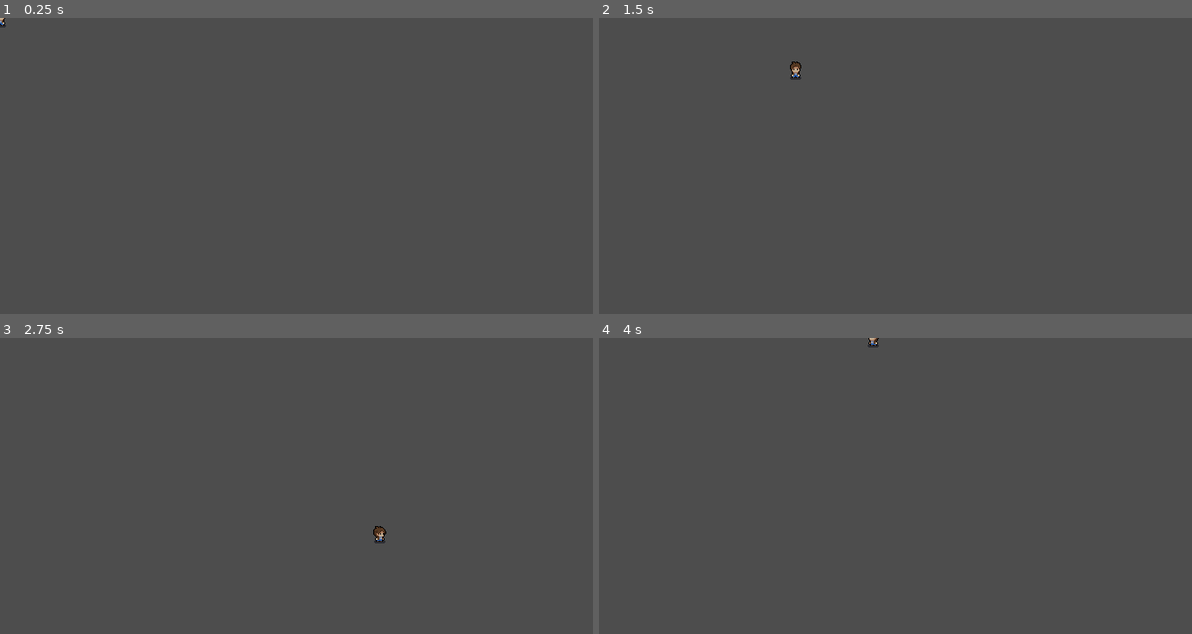
Above: before the commit, frames 1-4 (two rows, left to right).
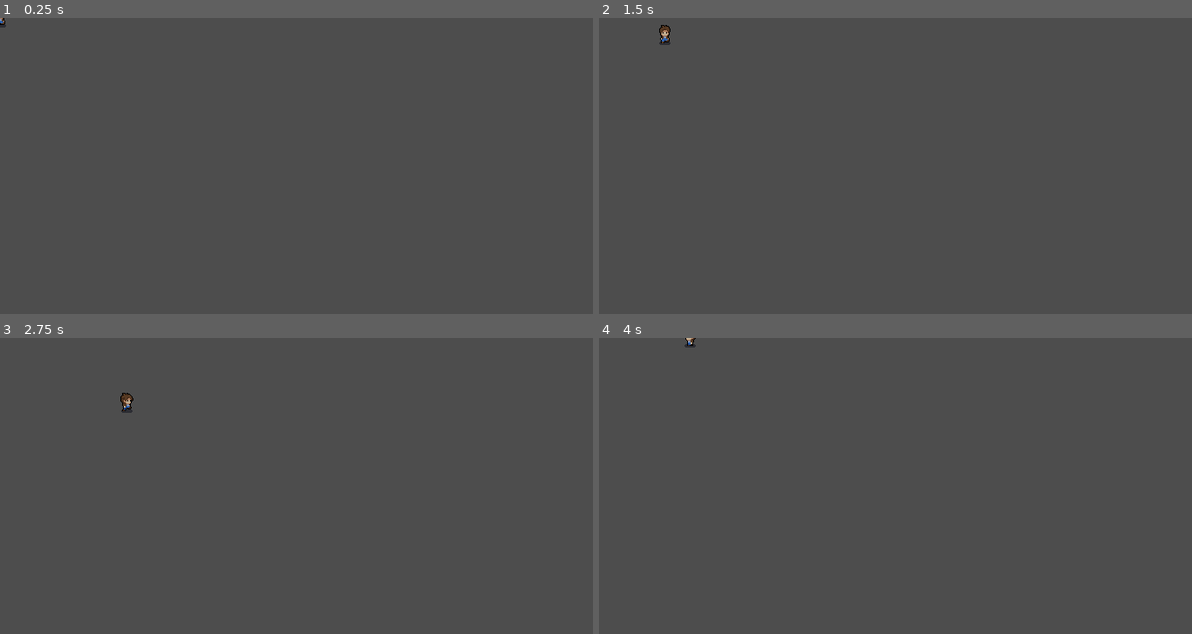
Above: after the commit, the same moments.

Repository: emyeatGrass/ConUhacksX
Game: Godot game, scene res://scenes/player.tscn
Two runs of this game, one before a commit and one after it. Both use one fixed random seed, a clock stepped at 60 frames per second and the inputs below. The project has no main scene, so this scene is started directly.
Inputs:
- Up to frame 1 (0.25 s): no input
- Up to frame 2 (1.5 s): tap Enter at 0.5 s; hold Right (move_right) 0.53-1.28 s; hold Down (move_down) from 1.28 s (still down)
- Up to frame 3 (2.75 s): release Down (move_down) at 2.03 s; hold Right (move_right) from 2.03 s (still down)
- Up to frame 4 (4 s): release Right (move_right) at 2.78 s; hold Up (move_up) 2.78-3.53 s; hold Left (move_left) from 3.53 s (still down)

The runs differ from the first frame. In frame 1, less than 0.1% of the frame differs, in the area x 0-1%, y 0-3%; in frame 2, 0.2%; in frame 3, 0.2%, in the area x 20-66%, y 18-70%; in frame 4, 0.1%.

Commit message:
Player movement animations done

Diff:
--- a/lost-and-jammed/scenes/player.tscn
+++ b/lost-and-jammed/scenes/player.tscn
@@ -78,6 +78,78 @@
 atlas = ExtResource("1_3vyb7")
 region = Rect2(240, 96, 48, 48)
 
+[sub_resource type="AtlasTexture" id="AtlasTexture_60mlk"]
+atlas = ExtResource("1_3vyb7")
+region = Rect2(0, 144, 48, 48)
+
+[sub_resource type="AtlasTexture" id="AtlasTexture_i4ail"]
+atlas = ExtResource("1_3vyb7")
+region = Rect2(48, 144, 48, 48)
+
+[sub_resource type="AtlasTexture" id="AtlasTexture_a38lo"]
+atlas = ExtResource("1_3vyb7")
+region = Rect2(96, 144, 48, 48)
+
+[sub_resource type="AtlasTexture" id="AtlasTexture_4ni07"]
+atlas = ExtResource("1_3vyb7")
+region = Rect2(144, 144, 48, 48)
+
+[sub_resource type="AtlasTexture" id="AtlasTexture_l71n6"]
+atlas = ExtResource("1_3vyb7")
+region = Rect2(192, 144, 48, 48)
+
+[sub_resource type="AtlasTexture" id="AtlasTexture_ke2ow"]
+atlas = ExtResource("1_3vyb7")
+region = Rect2(240, 144, 48, 48)
+
+[sub_resource type="AtlasTexture" id="AtlasTexture_ujl30"]
+atlas = ExtResource("1_3vyb7")
+region = Rect2(0, 192, 48, 48)
+
+[sub_resource type="AtlasTexture" id="AtlasTexture_31cv2"]
+atlas = ExtResource("1_3vyb7")
+region = Rect2(48, 192, 48, 48)
+
+[sub_resource type="AtlasTexture" id="AtlasTexture_pf23h"]
+atlas = ExtResource("1_3vyb7")
+region = Rect2(96, 192, 48, 48)
+
+[sub_resource type="AtlasTexture" id="AtlasTexture_dt7fs"]
+atlas = ExtResource("1_3vyb7")
+region = Rect2(144, 192, 48, 48)
+
+[sub_resource type="AtlasTexture" id="AtlasTexture_wqfne"]
+atlas = ExtResource("1_3vyb7")
+region = Rect2(192, 192, 48, 48)
+
+[sub_resource type="AtlasTexture" id="AtlasTexture_wnwbv"]
+atlas = ExtResource("1_3vyb7")
+region = Rect2(240, 192, 48, 48)
+
+[sub_resource type="AtlasTexture" id="AtlasTexture_gl8cc"]
+atlas = ExtResource("1_3vyb7")
+region = Rect2(0, 240, 48, 48)
+
+[sub_resource type="AtlasTexture" id="AtlasTexture_487ah"]
+atlas = ExtResource("1_3vyb7")
+region = Rect2(48, 240, 48, 48)
+
+[sub_resource type="AtlasTexture" id="AtlasTexture_md1ol"]
+atlas = ExtResource("1_3vyb7")
+region = Rect2(96, 240, 48, 48)
+
+[sub_resource type="AtlasTexture" id="AtlasTexture_bj30b"]
+atlas = ExtResource("1_3vyb7")
+region = Rect2(144, 240, 48, 48)
+
+[sub_resource type="AtlasTexture" id="AtlasTexture_jc3p3"]
+atlas = ExtResource("1_3vyb7")
+region = Rect2(192, 240, 48, 48)
+
+[sub_resource type="AtlasTexture" id="AtlasTexture_hax0n"]
+atlas = ExtResource("1_3vyb7")
+region = Rect2(240, 240, 48, 48)
+
 [sub_resource type="SpriteFrames" id="SpriteFrames_60mlk"]
 animations = [{
 "frames": [{
@@ -147,6 +219,75 @@
 }],
 "loop": true,
 "name": &"idle_up",
+"speed": 5.0
+}, {
+"frames": [{
+"duration": 1.0,
+"texture": SubResource("AtlasTexture_60mlk")
+}, {
+"duration": 1.0,
+"texture": SubResource("AtlasTexture_i4ail")
+}, {
+"duration": 1.0,
+"texture": SubResource("AtlasTexture_a38lo")
+}, {
+"duration": 1.0,
+"texture": SubResource("AtlasTexture_4ni07")
+}, {
+"duration": 1.0,
+"texture": SubResource("AtlasTexture_l71n6")
+}, {
+"duration": 1.0,
+"texture": SubResource("AtlasTexture_ke2ow")
+}],
+"loop": true,
+"name": &"run_down",
+"speed": 5.0
+}, {
+"frames": [{
+"duration": 1.0,
+"texture": SubResource("AtlasTexture_ujl30")
+}, {
+"duration": 1.0,
+"texture": SubResource("AtlasTexture_31cv2")
+}, {
+"duration": 1.0,
+"texture": SubResource("AtlasTexture_pf23h")
+}, {
+"duration": 1.0,
+"texture": SubResource("AtlasTexture_dt7fs")
+}, {
+"duration": 1.0,
+"texture": SubResource("AtlasTexture_wqfne")
+}, {
+"duration": 1.0,
+"texture": SubResource("AtlasTexture_wnwbv")
+}],
+"loop": true,
+"name": &"run_side",
+"speed": 5.0
+}, {
+"frames": [{
+"duration": 1.0,
+"texture": SubResource("AtlasTexture_gl8cc")
+}, {
+"duration": 1.0,
+"texture": SubResource("AtlasTexture_487ah")
+}, {
+"duration": 1.0,
+"texture": SubResource("AtlasTexture_md1ol")
+}, {
+"duration": 1.0,
+"texture": SubResource("AtlasTexture_bj30b")
+}, {
+"duration": 1.0,
+"texture": SubResource("AtlasTexture_jc3p3")
+}, {
+"duration": 1.0,
+"texture": SubResource("AtlasTexture_hax0n")
+}],
+"loop": true,
+"name": &"run_up",
 "speed": 5.0
 }]
 
@@ -160,4 +301,4 @@
 texture_filter = 1
 position = Vector2(0, -8)
 sprite_frames = SubResource("SpriteFrames_60mlk")
-animation = &"idle_down"
+animation = &"run_down"
--- a/lost-and-jammed/scripts/player.gd
+++ b/lost-and-jammed/scripts/player.gd
@@ -2,13 +2,19 @@
 
 @onready var _animated_sprite = $AnimatedSprite2D
 
-const SPEED = 300.0
+const SPEED = 100.0
 var last_direction;
 const direction_to_idle = {
 	"right": "idle_side",
 	"left": "idle_side",
 	"up": "idle_up",
 	"down": "idle_down"
+}
+const direction_to_run = {
+	"right": "run_side",
+	"left": "run_side",
+	"up": "run_up",
+	"down": "run_down"
 }
 
 func _process(delta: float) -> void:
@@ -24,7 +30,8 @@
 		last_direction = "down";
 
 	if (last_direction != null):
-		_animated_sprite.play(direction_to_idle[last_direction]);
+		var animation = direction_to_idle[last_direction] if velocity == Vector2.ZERO else direction_to_run[last_direction]
+		_animated_sprite.play(animation);
 
 func _physics_process(delta: float) -> void:
 	var direction := Input.get_vector("move_left", "move_right", "move_up", "move_down")
Not shown: 1 places in lost-and-jammed/scenes/player.tscn that only renumber resources
